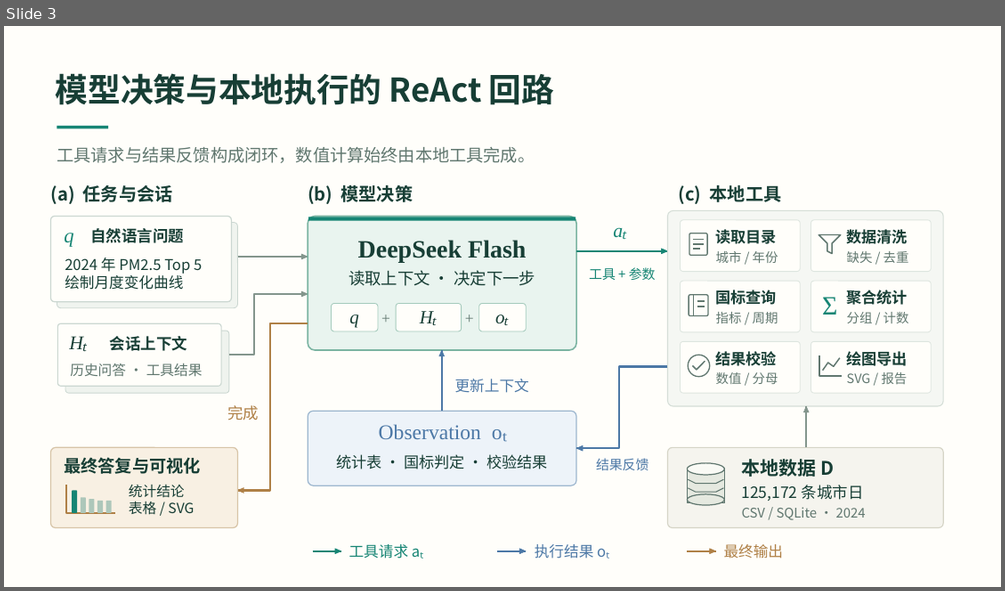
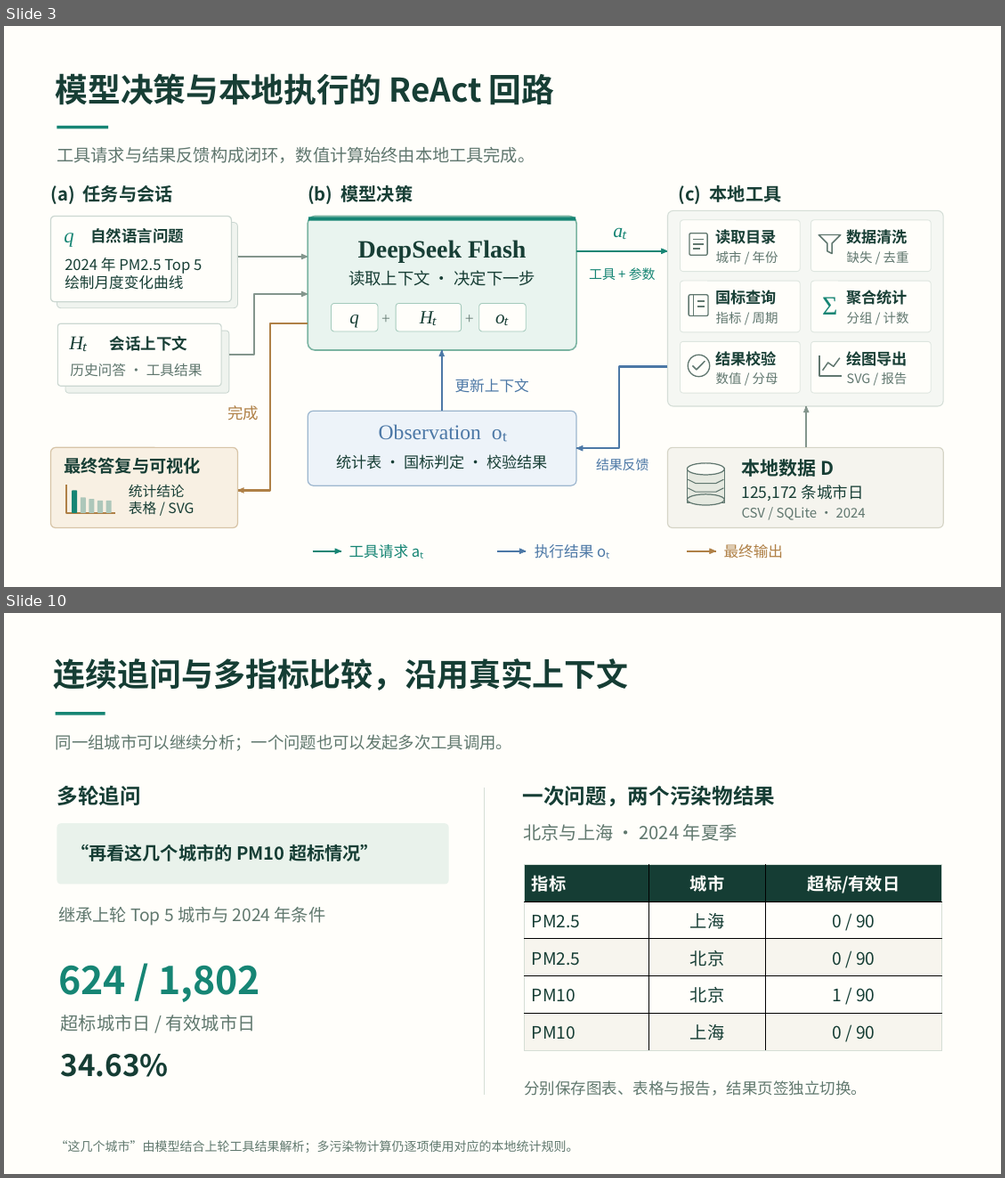
Before and after one commit to liujiting123/AirScope, a slide deck: docs/参赛答辩.pptx. Shown one above the other, each under a label of ours: slide 3 before the commit, slides 3 and 10 after it; the slides between them are not shown. The pictures are 1005x591 and 1005x1178 pixels, drawn with LibreOffice and Linux fonts; fonts in the diff are those of the drawing. Boxes give left, top, right and bottom in pixels: in the first picture for what was removed or moved away, otherwise in the second. Text is boxed around its words. In the diff, an @@ line names an element or a change of style, - is before the commit and + after.

```diff
--- a/docs/参赛答辩.pptx
+++ b/docs/参赛答辩.pptx
@@ slide 10 added at [4,613,1001,1174], background #FFFEFA @@
@@ text added at [54,658,629,690], 30.8 pt, text #153D34, bold @@
+连续追问与多指标比较，沿用真实上下文
@@ rectangle added at [56,712,105,714], fill #168574 @@
@@ text added at [56,734,513,751], 15.8 pt, text #60786E @@
+同一组城市可以继续分析；一个问题也可以发起多次工具调用。
@@ text added at [57,786,141,805], 20.2 pt, text #153D34, bold @@
+多轮追问
@@ freeform shape added at [485,787,485,1094], outline #D5DED5 0.9 pt @@
@@ text added at [523,786,776,806], 20.2 pt, text #153D34, bold @@
+一次问题，两个污染物结果
@@ rounded rectangle added at [57,823,449,884], fill #E9F2EB @@
@@ text added at [524,824,736,841], 17.2 pt, text #60786E @@
+北京与上海 · 2024 年夏季
@@ text added at [71,844,379,861], 17.2 pt, text #153D34, bold @@
+“再看这几个城市的 PM10 超标情况”
@@ table added at [525,864,942,1050], 5 rows, 3 columns @@
+指标 | 城市 | 超标/有效日
+PM2.5 | 上海 | 0 / 90
+PM2.5 | 北京 | 0 / 90
+PM10 | 北京 | 1 / 90
+PM10 | 上海 | 0 / 90
@@ text added at [58,907,326,925], 16.5 pt, text #60786E @@
+继承上轮 Top 5 城市与 2024 年条件
@@ text added at [58,965,260,1002], 36.8 pt, text #168574, bold @@
+624 / 1,802
@@ text added at [61,1014,256,1031], 17.2 pt, text #60786E @@
+超标城市日 / 有效城市日
@@ text added at [61,1054,169,1077], 28.5 pt, text #153D34, bold @@
+34.63%
@@ text added at [524,1080,866,1095], 15 pt, text #60786E @@
+分别保存图表、表格与报告，结果页签独立切换。
@@ text added at [56,1140,579,1152], 12 pt, text #60786E @@
+“这几个城市”由模型结合上轮工具结果解析；多污染物计算仍逐项使用对应的本地统计规则。
```
Also in this commit, not shown: 9 other slides added, 7 slides removed, 3 other files.
